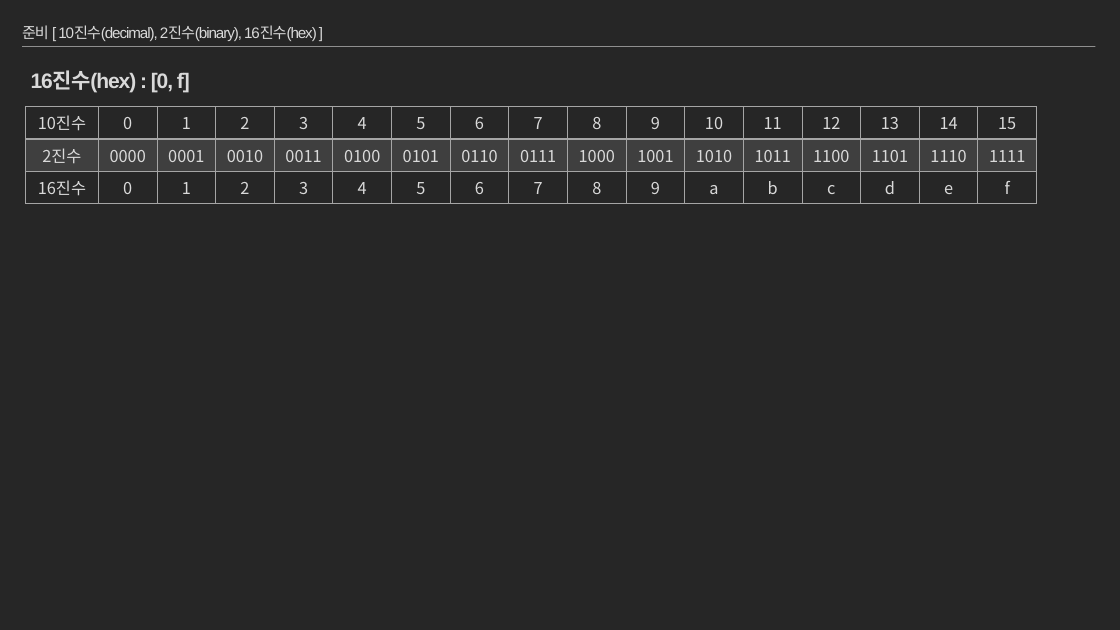
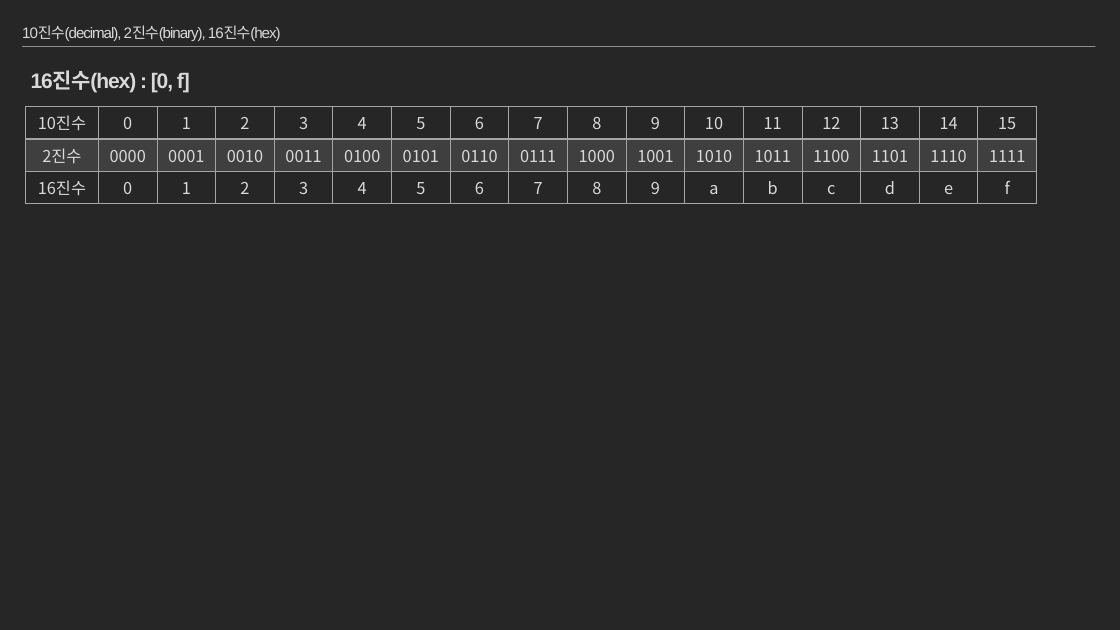
Before and after one commit to moss0801/blockchain-doc, a slide deck: slide 13 of General/Blockchain Part1.pptx (slide 11 before the commit). Drawn at 1120x630 pixels with LibreOffice and Linux fonts; fonts in the diff are those of the drawing. Boxes give left, top, right and bottom in pixels: in the first picture for what was removed or moved away, otherwise in the second. Text is boxed around its words. In the diff, an @@ line names an element or a change of style, - is before the commit and + after.

```diff
--- a/General/Blockchain Part1.pptx
+++ b/General/Blockchain Part1.pptx
@@ title at [22, 26, 281, 41]: text changed @@
-준비 [ 10진수(decimal), 2진수(binary), 16진수(hex) ]
+10진수(decimal), 2진수(binary), 16진수(hex)
```
Also in this commit, not shown: 13 other slides changed, 59 slides added, 2 slides removed, 1 other file.
